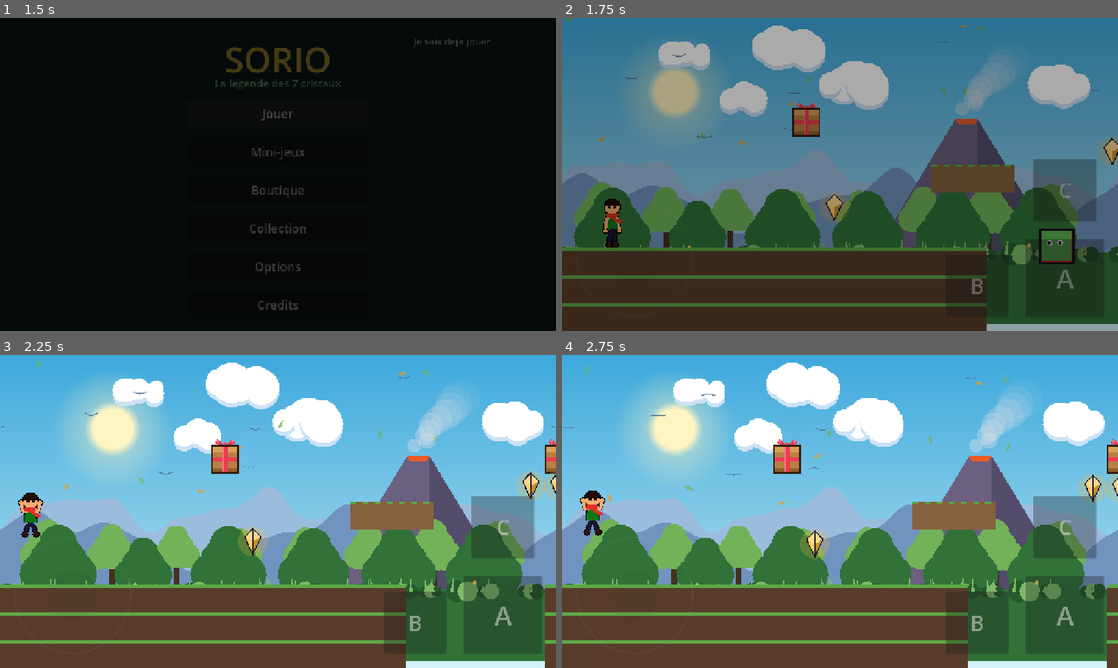
Above: before the commit, frames 1-4 (two rows, left to right).
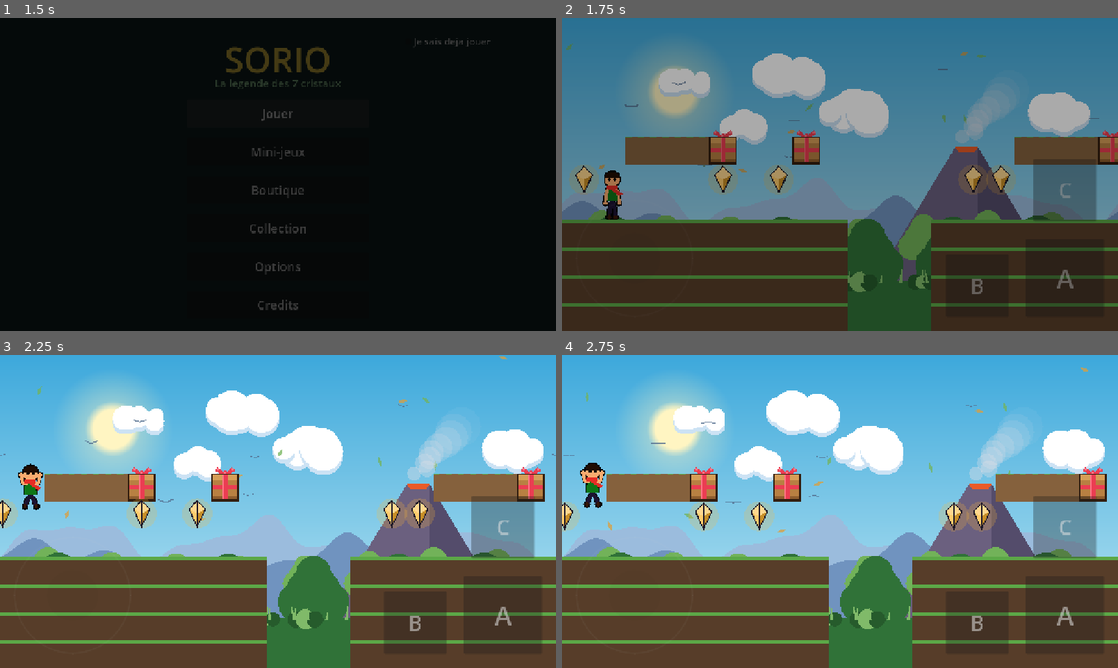
Above: after the commit, the same moments.

Repository: ChrisSanchezfrance/SORIO
Game: Godot game, scene res://src/scenes/boot/boot.tscn
Same seed, same stepped clock (60 frames per second), same inputs: the game is played once before the commit and once after it.
Inputs:
- Up to frame 1 (1.5 s): tap Enter at 0.5 s; hold Right (move_right) 0.53-1.25 s; hold Space (jump) 0.53-1.25 s; tap J (attack) at 0.6 s; click "Jouer" at 1.25 s
- Up to frame 2 (1.75 s): no input
- Up to frame 3 (2.25 s): hold Down (move_down) from 2.03 s (still down); tap Space (jump) at 2.1 s
- Up to frame 4 (2.75 s): keep holding Down (move_down); tap Space (jump) at 2.27, 2.57 s; tap J (attack) at 2.3 s

Frame 1 is identical in both runs. In frame 2, 42% of the frame differs, in the area x 0-100%, y 0-100%; in frame 3, 48%; in frame 4, 48%, in the area x 0-100%, y 2-100%.

Commit message:
Ecarts franchissables partout, cadeaux a portee, monstres distincts
ECARTS. Tu avais raison, j'avais refait l'erreur. Ma regle de marge de saut
n'existait que dans le niveau de test : les vrais niveaux, tapes a la main,
comportaient des gouffres de 5 et 7 tuiles pour une portee de 4,7. Ils
etaient infranchissables.

Les trois niveaux sont regeneres par un script qui verifie chaque gouffre
avant d'ecrire le fichier : 2 ou 3 tuiles, jamais plus, soit 63 % de la
portee au maximum.

Et surtout, la regle vit desormais dans `validate_project`, appliquee a TOUS
les niveaux et non plus au seul niveau de test. Elle mesure le vrai danger —
un gouffre, c'est une colonne vide sur toute la hauteur — et non l'ecart
entre deux plateformes flottantes, entre lesquelles on retombe simplement au
sol. Aucun niveau injouable ne peut plus etre livre.

POUVOIRS. Ils fonctionnaient, mais les cadeaux etaient hors de portee : a
quatre tuiles du sol et loin du chemin, on ne tombait jamais dessus. Ils
sont descendus a trois tuiles — un simple saut suffit a les cogner — et deux
cadeaux garantis sont poses juste apres le depart de chaque niveau. Ce sont
eux qui apprennent le geste.

MONSTRES. Chaque famille a maintenant SA silhouette, dessinee piece par
piece : raptor avec museau, queue et pattes ; plante carnivore avec tige,
feuilles et machoires dentees ; pterodactyle avec ailes qui battent, bec et
crete ; triceratops avec collerette et corne ; bulbe bondissant avec
feuilles dressees. Des rectangles identiques ne se distinguaient que par la
couleur, alors qu'un enfant doit reconnaitre un raptor d'une plante en une
demi-seconde (A.7). La forme porte l'information, la couleur la confirme.

Le contour sombre et le lisere rouge s'appliquent a chaque piece de chaque
ennemi, donc aucun ne peut y echapper.

Corrige aussi : Godot refuse de changer `monitoring` pendant le traitement
des collisions ; l'activation de la boite de coup passe en differe.

120 tests au vert, 3 niveaux verifies.

Diff:
--- a/src/entities/enemies/enemy.gd
+++ b/src/entities/enemies/enemy.gd
@@ -189,28 +189,195 @@
 
 # --- Rendu ------------------------------------------------------------------
 
-## Dessin direct : les ennemis sont des formes colorees etiquetees tant que
-## les vrais sprites n'existent pas, et la grammaire de A.7 est appliquee ici
-## pour tous a la fois — contour sombre plus lisere rouge.
+## Chaque famille a SA silhouette. Des rectangles identiques ne se
+## distinguaient que par la couleur — or un enfant doit reconnaitre un
+## raptor d'une plante carnivore en une demi-seconde, meme en plein soleil
+## (A.7). La forme porte l'information, la couleur la confirme.
+##
+## Le contour sombre et le lisere rouge de A.7 sont appliques ici, pour tous
+## a la fois : aucun ennemi ne peut y echapper par oubli.
 func _draw() -> void:
 	if data == null:
 		return
-	var rect: Rect2 = Rect2(-data.size * 0.5, data.size)
-	rect.position.y = -data.size.y
-
-	var fill: Color = data.color
-	if _flash > 0.0:
-		fill = Color.WHITE
-	draw_rect(rect, fill)
-	draw_rect(rect.grow(-RIM_WIDTH), fill, false, RIM_WIDTH)
-	draw_rect(rect, RIM_COLOR, false, RIM_WIDTH)
-	draw_rect(rect.grow(RIM_WIDTH * 0.5), OUTLINE_COLOR, false, OUTLINE_WIDTH)
-
-	# Deux yeux tournes dans le sens de marche : la silhouette se lit et on
-	# devine tout de suite ou l'ennemi va.
-	var eye_y: float = -data.size.y * 0.62
-	var spread: float = data.size.x * 0.17
-	var shift: float = float(facing) * data.size.x * 0.06
+	var fill: Color = Color.WHITE if _flash > 0.0 else data.color
+	var dark: Color = fill.darkened(0.30)
+	var w: float = data.size.x
+	var h: float = data.size.y
+	var f: float = float(facing)
+
+	match data.behavior:
+		EnemyData.Behavior.BITER:
+			_draw_plant(fill, dark, w, h)
+		EnemyData.Behavior.DIVER:
+			_draw_flyer(fill, dark, w, h, f)
+		EnemyData.Behavior.CHARGER:
+			_draw_charger(fill, dark, w, h, f)
+		EnemyData.Behavior.JUMPER:
+			_draw_bulb(fill, dark, w, h)
+		_:
+			_draw_raptor(fill, dark, w, h, f)
+
+
+## Petit raptor : corps trapu, museau en avant, queue en arriere, deux
+## pattes. La pose dit tout de suite dans quel sens il court.
+func _draw_raptor(fill: Color, dark: Color, w: float, h: float, f: float) -> void:
+	# Queue.
+	_shape(PackedVector2Array([
+		Vector2(-f * w * 0.42, -h * 0.52),
+		Vector2(-f * w * 0.95, -h * 0.28),
+		Vector2(-f * w * 0.40, -h * 0.30),
+	]), dark)
+	# Pattes.
+	for side: float in [-0.22, 0.20]:
+		_shape(PackedVector2Array([
+			Vector2(f * w * side - w * 0.09, -h * 0.34),
+			Vector2(f * w * side + w * 0.09, -h * 0.34),
+			Vector2(f * w * side + w * 0.11, 0.0),
+			Vector2(f * w * side - w * 0.13, 0.0),
+		]), dark)
+	# Corps.
+	_shape(_rounded(Vector2(0.0, -h * 0.58), w * 0.40, h * 0.30), fill)
+	# Tete et museau.
+	_shape(_rounded(Vector2(f * w * 0.30, -h * 0.80), w * 0.24, h * 0.20), fill)
+	_shape(PackedVector2Array([
+		Vector2(f * w * 0.42, -h * 0.86),
+		Vector2(f * w * 0.66, -h * 0.74),
+		Vector2(f * w * 0.42, -h * 0.68),
+	]), fill)
+	_eyes(Vector2(f * w * 0.30, -h * 0.84), w * 0.10, f)
+
+
+## Plante carnivore : tige, calice et deux machoires garnies de dents.
+func _draw_plant(fill: Color, dark: Color, w: float, h: float) -> void:
+	_shape(PackedVector2Array([
+		Vector2(-w * 0.12, 0.0), Vector2(w * 0.12, 0.0),
+		Vector2(w * 0.09, -h * 0.52), Vector2(-w * 0.09, -h * 0.52),
+	]), dark)
+	# Deux feuilles a la base.
 	for side: float in [-1.0, 1.0]:
-		draw_circle(Vector2(side * spread + shift, eye_y), data.size.x * 0.09, Color.WHITE)
-		draw_circle(Vector2(side * spread + shift, eye_y), data.size.x * 0.05, OUTLINE_COLOR)
+		_shape(PackedVector2Array([
+			Vector2(side * w * 0.10, -h * 0.16),
+			Vector2(side * w * 0.52, -h * 0.30),
+			Vector2(side * w * 0.12, -h * 0.34),
+		]), dark)
+	# Machoires : la forme en pince dit "ca mord" avant toute couleur.
+	for direction: float in [-1.0, 1.0]:
+		var lip: float = -h * 0.58 + direction * h * 0.16
+		_shape(PackedVector2Array([
+			Vector2(-w * 0.34, lip),
+			Vector2(w * 0.34, lip),
+			Vector2(w * 0.22, lip + direction * h * 0.26),
+			Vector2(-w * 0.22, lip + direction * h * 0.26),
+		]), fill)
+		# Dents.
+		for i: int in range(4):
+			var x: float = lerpf(-w * 0.24, w * 0.24, float(i) / 3.0)
+			_shape(PackedVector2Array([
+				Vector2(x - w * 0.05, lip),
+				Vector2(x + w * 0.05, lip),
+				Vector2(x, lip - direction * h * 0.12),
+			]), Color(1, 1, 1))
+	_eyes(Vector2(0.0, -h * 0.80), w * 0.10, 0.0)
+
+
+## Ptero : corps fusele et deux ailes en delta qui battent avec le vol.
+func _draw_flyer(fill: Color, dark: Color, w: float, h: float, f: float) -> void:
+	var flap: float = sin(float(Time.get_ticks_msec()) * 0.006) * h * 0.16
+	for side: float in [-1.0, 1.0]:
+		_shape(PackedVector2Array([
+			Vector2(0.0, -h * 0.58),
+			Vector2(side * w * 0.62, -h * 0.62 - flap),
+			Vector2(side * w * 0.30, -h * 0.34),
+		]), dark if side * f < 0.0 else fill)
+	_shape(_rounded(Vector2(0.0, -h * 0.52), w * 0.20, h * 0.22), fill)
+	# Bec long et pointu.
+	_shape(PackedVector2Array([
+		Vector2(f * w * 0.14, -h * 0.62),
+		Vector2(f * w * 0.60, -h * 0.52),
+		Vector2(f * w * 0.14, -h * 0.44),
+	]), dark)
+	# Crete a l'arriere du crane.
+	_shape(PackedVector2Array([
+		Vector2(-f * w * 0.10, -h * 0.66),
+		Vector2(-f * w * 0.34, -h * 0.86),
+		Vector2(-f * w * 0.04, -h * 0.60),
+	]), dark)
+	_eyes(Vector2(f * w * 0.06, -h * 0.60), w * 0.09, f)
+
+
+## Tricератops : masse basse, collerette et corne. Sa silhouette large dit
+## qu'on ne lui passe pas dessus.
+func _draw_charger(fill: Color, dark: Color, w: float, h: float, f: float) -> void:
+	for side: float in [-0.28, 0.24]:
+		_shape(PackedVector2Array([
+			Vector2(f * w * side - w * 0.08, -h * 0.30),
+			Vector2(f * w * side + w * 0.08, -h * 0.30),
+			Vector2(f * w * side + w * 0.09, 0.0),
+			Vector2(f * w * side - w * 0.10, 0.0),
+		]), dark)
+	_shape(_rounded(Vector2(-f * w * 0.06, -h * 0.56), w * 0.40, h * 0.28), fill)
+	# Collerette.
+	_shape(PackedVector2Array([
+		Vector2(f * w * 0.14, -h * 0.92),
+		Vector2(f * w * 0.40, -h * 0.78),
+		Vector2(f * w * 0.40, -h * 0.34),
+		Vector2(f * w * 0.14, -h * 0.24),
+	]), dark)
+	_shape(_rounded(Vector2(f * w * 0.32, -h * 0.56), w * 0.16, h * 0.20), fill)
+	# Corne.
+	_shape(PackedVector2Array([
+		Vector2(f * w * 0.42, -h * 0.72),
+		Vector2(f * w * 0.72, -h * 0.60),
+		Vector2(f * w * 0.42, -h * 0.52),
+	]), Color(0.94, 0.92, 0.86))
+	_eyes(Vector2(f * w * 0.30, -h * 0.66), w * 0.08, f)
+
+
+## Bulbe bondissant : corps rond et deux feuilles dressees.
+func _draw_bulb(fill: Color, dark: Color, w: float, h: float) -> void:
+	for side: float in [-1.0, 1.0]:
+		_shape(PackedVector2Array([
+			Vector2(side * w * 0.10, -h * 0.72),
+			Vector2(side * w * 0.44, -h * 1.06),
+			Vector2(side * w * 0.16, -h * 0.62),
+		]), dark)
+	_shape(_rounded(Vector2(0.0, -h * 0.44), w * 0.42, h * 0.42), fill)
+	# Sourire en dents de scie : mignon et menacant a la fois.
+	for i: int in range(4):
+		var x: float = lerpf(-w * 0.20, w * 0.20, float(i) / 3.0)
+		_shape(PackedVector2Array([
+			Vector2(x - w * 0.05, -h * 0.30),
+			Vector2(x + w * 0.05, -h * 0.30),
+			Vector2(x, -h * 0.18),
+		]), Color(1, 1, 1))
+	_eyes(Vector2(0.0, -h * 0.58), w * 0.11, 0.0)
+
+
+# --- Primitives de dessin ---------------------------------------------------
+
+## Une forme pleine, cernee de sombre puis souligne de rouge : la grammaire
+## du danger de A.7, appliquee a chaque piece de chaque ennemi.
+func _shape(points: PackedVector2Array, color: Color) -> void:
+	draw_colored_polygon(points, color)
+	var closed: PackedVector2Array = points.duplicate()
+	closed.append(points[0])
+	draw_polyline(closed, OUTLINE_COLOR, OUTLINE_WIDTH)
+	draw_polyline(closed, RIM_COLOR, RIM_WIDTH)
+
+
+## Un octogone : plus doux qu'un rectangle, moins couteux qu'un cercle.
+func _rounded(center: Vector2, half_w: float, half_h: float) -> PackedVector2Array:
+	var points: PackedVector2Array = PackedVector2Array()
+	for i: int in range(8):
+		var angle: float = TAU * float(i) / 8.0 + PI / 8.0
+		points.append(center + Vector2(cos(angle) * half_w, sin(angle) * half_h))
+	return points
+
+
+## Gros yeux (B.10) : c'est ce qui rend une silhouette vivante en petit.
+func _eyes(center: Vector2, radius: float, facing_sign: float) -> void:
+	var shift: float = facing_sign * radius * 0.5
+	for side: float in [-1.0, 1.0]:
+		var eye: Vector2 = center + Vector2(side * radius * 1.3 + shift, 0.0)
+		draw_circle(eye, radius, Color.WHITE)
+		draw_circle(eye + Vector2(shift * 0.4, 0.0), radius * 0.52, OUTLINE_COLOR)
--- a/src/entities/player/player.gd
+++ b/src/entities/player/player.gd
@@ -100,7 +100,7 @@
 
 	attack_box.collision_layer = CollisionLayers.PLAYER_PROJECTILE
 	attack_box.collision_mask = CollisionLayers.ENEMY | CollisionLayers.BREAKABLE
-	attack_box.monitoring = false
+	attack_box.set_deferred(&"monitoring", false)
 
 	power_system.setup(sprite)
 	state_machine.setup(self)
@@ -162,7 +162,7 @@
 	if attack_active_timer > 0.0:
 		attack_active_timer = maxf(0.0, attack_active_timer - delta)
 		if attack_active_timer <= 0.0:
-			attack_box.monitoring = false
+			attack_box.set_deferred(&"monitoring", false)
 			# `cast` est une animation qui ne boucle pas : sans ce retour,
 			# SORIO garderait le bras tendu jusqu'au prochain changement
 			# d'etat. On rejoue donc l'animation de l'etat courant.
@@ -286,7 +286,7 @@
 		return false
 	attack_active_timer = ATTACK_ACTIVE_SECONDS
 	attack_cooldown_timer = ATTACK_COOLDOWN_SECONDS
-	attack_box.monitoring = true
+	attack_box.set_deferred(&"monitoring", true)
 	sprite.play(&"cast")
 	Haptics.pulse(&"stomp")
 	return true
--- a/src/tools/validate_project.gd
+++ b/src/tools/validate_project.gd
@@ -140,7 +140,52 @@
 		LevelBuilder._scan_cells(parsed)
 		for message: String in parsed.errors:
 			_errors.append("%s : %s" % [path.get_file(), message])
+		_check_gaps(path, parsed)
 	print("- niveaux : %d verifies" % files.size())
+
+
+## Regle 5 de B.6, appliquee a TOUS les niveaux.
+##
+## Cette verification n'existait que dans le niveau de test : les vrais
+## niveaux, tapes a la main, comportaient des trous de 5 et 7 tuiles pour
+## une portee de 4,7 — infranchissables. Elle vit ici desormais, donc aucun
+## niveau ne peut plus etre livre injouable.
+const MAX_GAP_RATIO: float = 0.70
+
+func _check_gaps(path: String, parsed: LevelBuilder.Result) -> void:
+	var config: PlayerConfig = load(Player.DEFAULT_CONFIG_PATH) as PlayerConfig
+	if config == null or parsed.grid.is_empty():
+		return
+	var budget: float = config.max_jump_distance_tiles() * MAX_GAP_RATIO
+
+	# Ce qui compte, c'est le GOUFFRE : une colonne ou il n'y a rien, nulle
+	# part, sur toute la hauteur. Un ecart entre deux plateformes flottantes
+	# n'est pas un danger — on retombe simplement au sol entre les deux.
+	var width: int = 0
+	for line: String in parsed.grid:
+		width = maxi(width, line.length())
+
+	var run: int = 0
+	var seen_ground: bool = false
+	for column: int in range(width + 1):
+		var has_floor: bool = column < width and _column_has_floor(parsed, column)
+		if has_floor:
+			if seen_ground and float(run) > budget:
+				_errors.append(
+					"%s : gouffre de %d tuiles a la colonne %d, maximum %.1f"
+					% [path.get_file(), run, column - run, budget]
+				)
+			seen_ground = true
+			run = 0
+		elif seen_ground:
+			run += 1
+
+
+static func _column_has_floor(parsed: LevelBuilder.Result, column: int) -> bool:
+	for line: String in parsed.grid:
+		if column < line.length() and (line[column] == "#" or line[column] == "="):
+			return true
+	return false
 
 
 func _collect_levels(path: String, out: PackedStringArray) -> void:
--- a/tests/player_physics_test.gd
+++ b/tests/player_physics_test.gd
@@ -274,6 +274,9 @@
 	assert_false(_player.attack_box.monitoring, "la boite dort au repos")
 	assert_true(_player.try_attack())
 	assert_true(_player.is_attacking())
+	# L'activation est differee : Godot refuse de changer `monitoring`
+	# pendant le traitement des collisions.
+	await _step(1)
 	assert_true(_player.attack_box.monitoring, "la boite doit faire mal pendant le coup")
 	# Au-dela de la duree active, elle doit se rendormir toute seule.
 	await _step(int(ceil(Player.ATTACK_ACTIVE_SECONDS / PHYSICS_STEP)) + 2)
Binary file changed: docs/images/passe2_niveau.png
Not shown, changed: levels/world_01/level_01.txt
Not shown, changed: levels/world_01/level_02.txt
Not shown, changed: levels/world_01/level_03.txt
